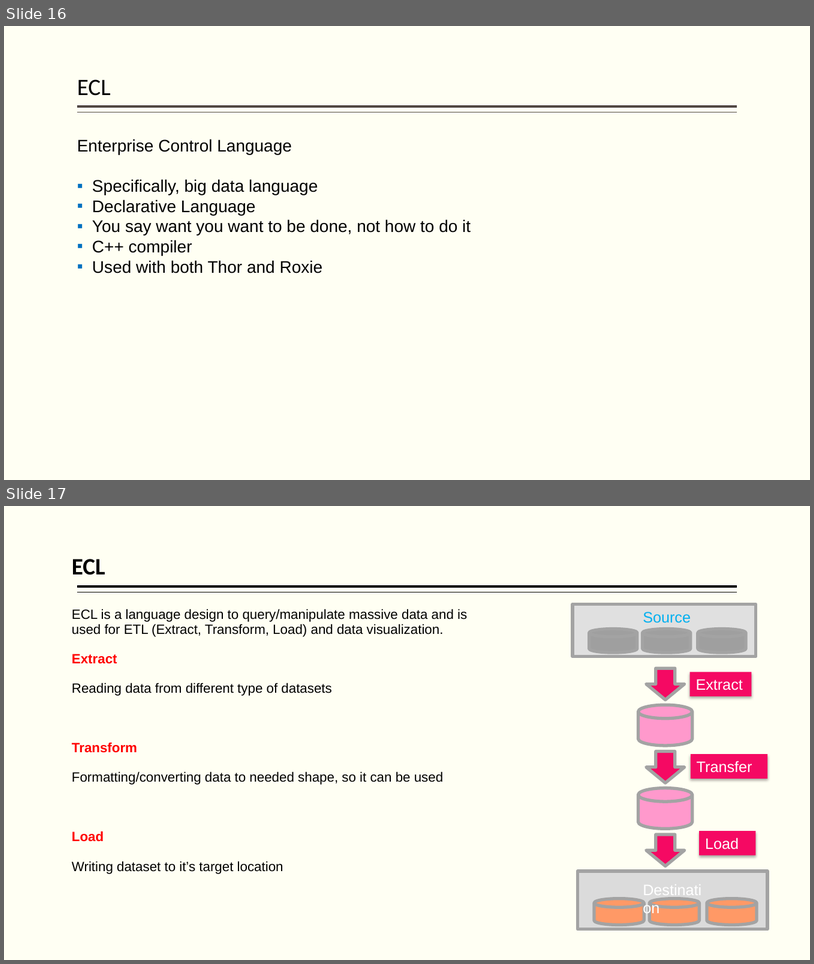
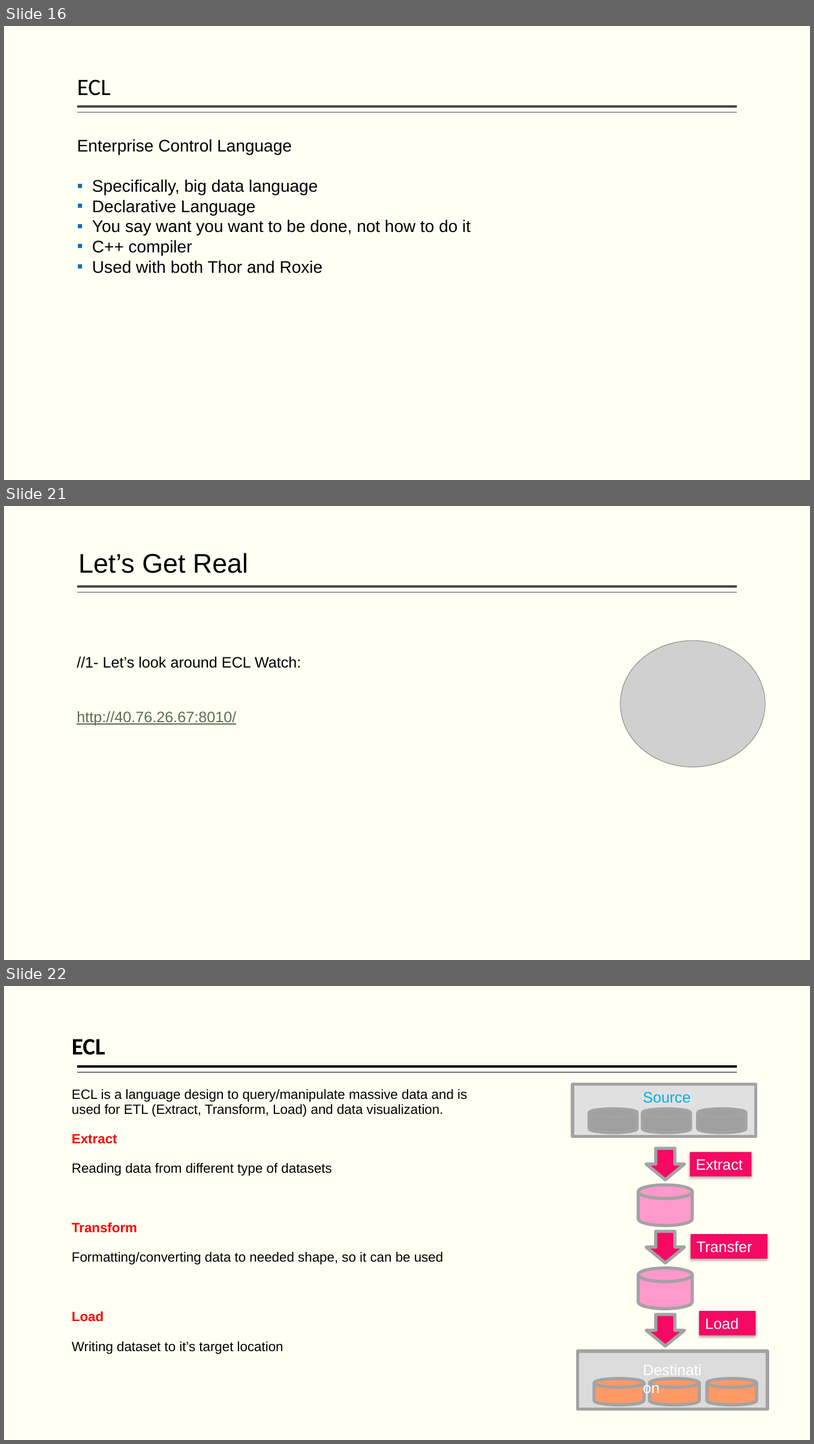
Before and after one commit to hpccsystems-solutions-lab/NCF-2021, a slide deck: BigData-ECL-NCF2021.pptx. Shown one above the other, each under a label of ours: slides 16 and 17 before the commit, slides 16, 21 and 22 after it; the slides between them are not shown. The pictures are 814x964 and 814x1444 pixels, drawn with LibreOffice and Linux fonts; fonts in the diff are those of the drawing; grey boxes stand for pictures. Boxes give left, top, right and bottom in pixels: in the first picture for what was removed or moved away, otherwise in the second. Text is boxed around its words. In the diff, an @@ line names an element or a change of style, - is before the commit and + after.

```diff
--- a/BigData-ECL-NCF2021.pptx
+++ b/BigData-ECL-NCF2021.pptx
@@ slide 21 added at <box>4,506,810,960</box>, background #FFFFF3; not listed: 2 template elements that a slide beside it also shows @@
@@ text added at <box>78,553,248,573</box>, 32 pt, text #000000 @@
+Let’s Get Real
@@ picture added at <box>621,640,765,767</box> @@
@@ text added at <box>77,656,301,725</box>, 18 pt, text #000000 @@
+//1- Let’s look around ECL Watch:
+http://40.76.26.67:8010/
@@ what was slide 17 is now slide 22 @@
```
Also in this commit, not shown: 11 slides changed, 6 other slides added, 1 slide removed, 6 other files.
